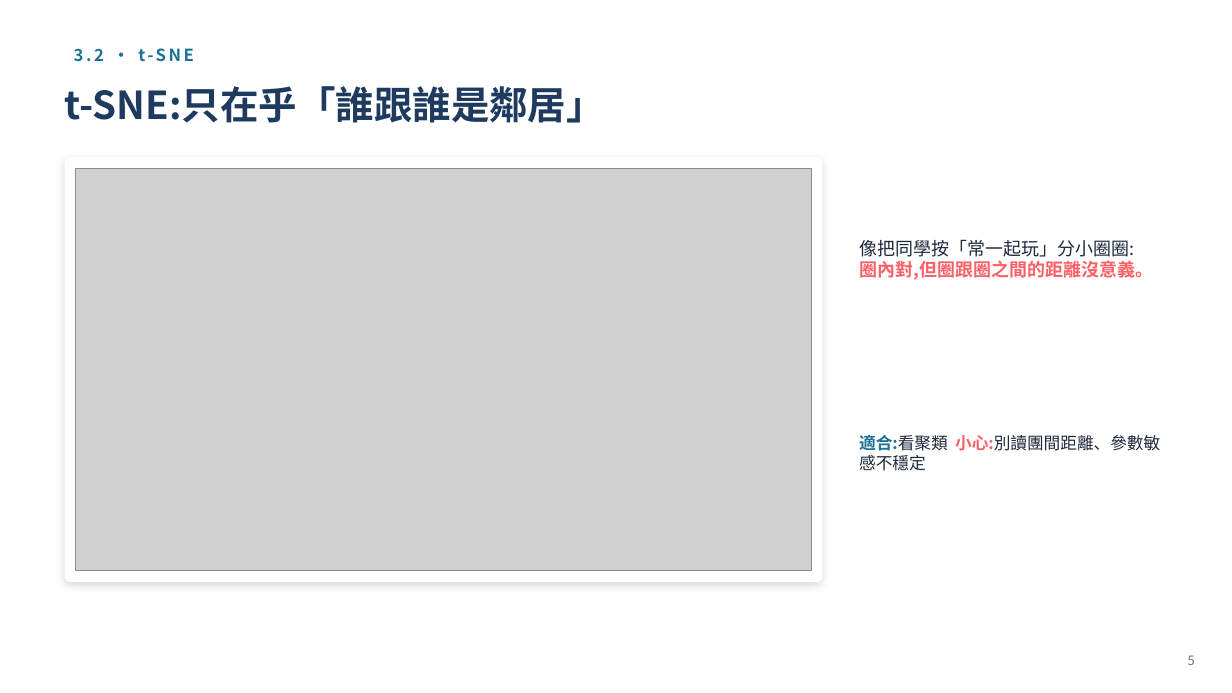
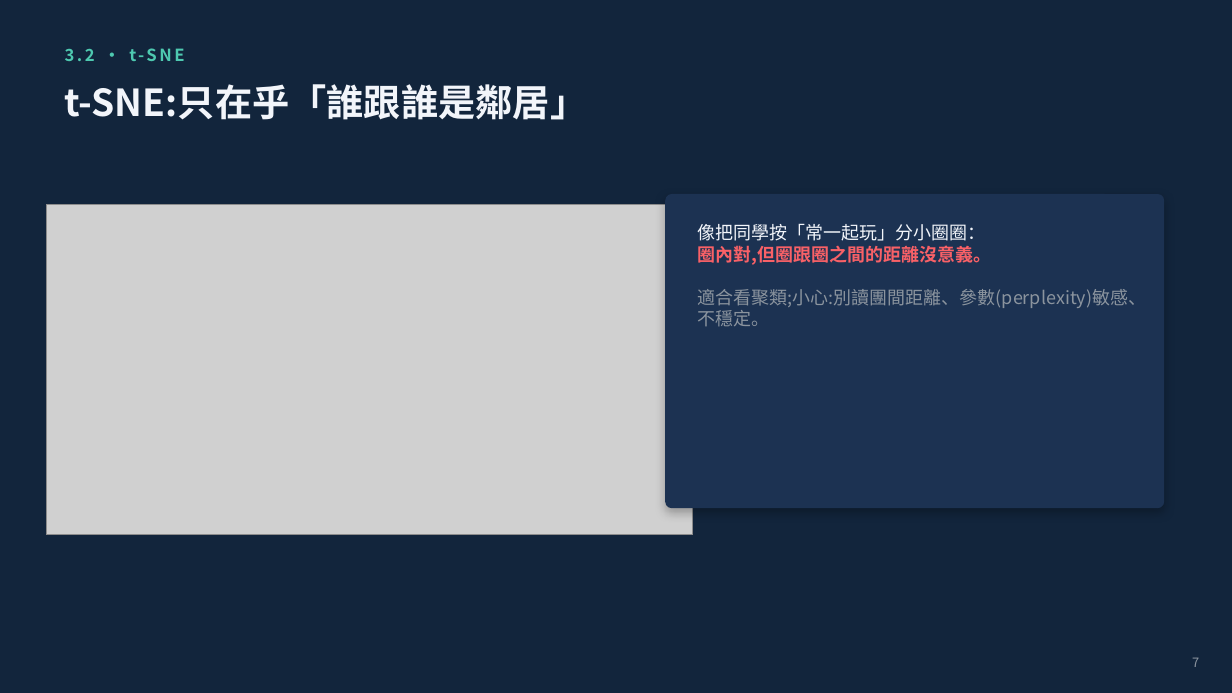
Before and after one commit to scott-lbx/ws-df26-w18, a slide deck: slide 9 of 07_Latent_Urban/潛空間教學簡報.pptx (slide 7 before the commit). Drawn at 1232x693 pixels with LibreOffice and Linux fonts; fonts in the diff are those of the drawing; grey boxes stand for pictures. Boxes give left, top, right and bottom in pixels: in the first picture for what was removed or moved away, otherwise in the second. Text is boxed around its words. In the diff, an @@ line names an element or a change of style, - is before the commit and + after.

```diff
--- a/07_Latent_Urban/潛空間教學簡報.pptx
+++ b/07_Latent_Urban/潛空間教學簡報.pptx
@@ background #FFFFFF to #12253C @@
@@ text "3.2 · t-SNE" at <box>65,48,157,61</box>: text colour #1C7293 to #4EC9B0 @@
@@ text "t-SNE:只在乎「誰跟誰是鄰居」" at <box>65,84,588,120</box>: size 30 to 29 pt, text colour #1E3A5F to #F2F5FA @@
@@ rounded rectangle removed at <box>65,157,823,582</box> @@
@@ picture: place and size @@
-picture at <box>76,168,811,571</box>
+picture at <box>46,204,693,534</box>
@@ rounded rectangle added at <box>665,194,1165,508</box>, fill #1C3252 @@
@@ text "像把同學按「常一起玩」分小圈圈：": place and size @@
-text "像把同學按「常一起玩」分小圈圈：" at <box>859,239,1153,280</box>
+text "像把同學按「常一起玩」分小圈圈：" at <box>697,223,1146,326</box>
@@ text "像把同學按「常一起玩」分小圈圈：" at <box>697,223,1146,326</box>: vertical alignment middle to top @@
@@ text at <box>697,223,985,241</box>: text changed; text colour #1E293B to #F2F5FA @@
-像把同學按「常一起玩」分小圈圈:
+像把同學按「常一起玩」分小圈圈：
@@ text at <box>697,289,1146,326</box>: paragraph added @@
+適合看聚類;小心:別讀團間距離、參數(perplexity)敏感、不穩定。
@@ text removed at <box>859,434,1160,471</box> @@
-適合:看聚類 小心:別讀團間距離、參數敏感不穩定
@@ text removed at <box>1188,655,1195,665</box> @@
-5
@@ text added at <box>1192,657,1199,667</box>, 10 pt, text #8B949E @@
+7
```
Also in this commit, not shown: 18 other slides changed, 12 slides added, 3 slides removed, 9 other files.
